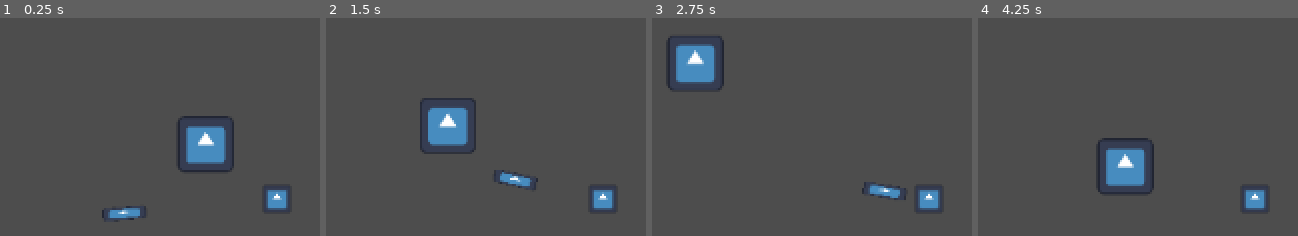
Above: before the commit, frames 1-4 (left to right).
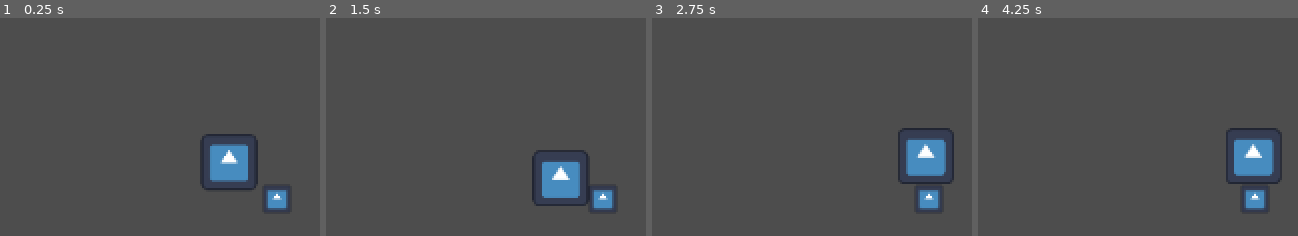
Above: after the commit, the same moments.

Repository: lostlp09/Survival-game
Game: Godot game, scene res://node_2d.tscn
Two runs of this game, one before a commit and one after it. Both use one fixed random seed, a clock stepped at 60 frames per second and the inputs below. The engine's default icon, where the game draws it, is replaced by a stand-in: a white triangle on a blue panel in a dark square.
Inputs:
- Up to frame 1 (0.25 s): no input
- Up to frame 2 (1.5 s): tap Enter at 0.5 s; hold D (right) 0.53-1.28 s; tap Alt at 0.6 s; hold S (backwards) from 1.28 s (still down); tap Shift at 1.35 s
- Up to frame 3 (2.75 s): release S (backwards) at 2.03 s; hold D (right) from 2.03 s (still down); tap Alt at 2.1 s
- Up to frame 4 (4.25 s): release D (right) at 2.78 s; hold W (forward) 2.78-3.53 s; tap Shift at 2.85 s; hold A (left) from 3.53 s (still down); tap Alt at 3.6 s

The runs differ from the first frame. In frame 1, 5.2% of the frame differs, in the area x 31-81%, y 44-94%; in frame 2, 6.0%; in frame 3, 6.5%, in the area x 4-95%, y 8-84%; in frame 4, 5.9%.

Commit message:
added automatic shooting

Diff:
--- a/survival/bulletscript.gd
+++ b/survival/bulletscript.gd
@@ -1,20 +1,18 @@
 extends Sprite2D
-
-@onready var player = $"../Player"
-
-
-
+@export var  Enemy =  0
+@onready var player =$"../Player"
 
 
 # Called every frame. 'delta' is the elapsed time since the previous frame.
 func _process(delta: float) -> void:
-	var direction = (player.position - self.position).normalized()
-	self.position += direction * 5
-	self.look_at(player.position)
 
+	if Enemy != null:
+		var direction = (Enemy.position - self.position).normalized()
+		self.position += direction * 50
+		self.look_at(Enemy.position)
 
 
 
 func _on_area_2d_body_entered(body: Node2D) -> void:
-	if body == player:
+	if body == Enemy:
 		self.queue_free()
--- a/survival/character_body_2d.gd
+++ b/survival/character_body_2d.gd
@@ -1,11 +1,26 @@
 extends CharacterBody2D
-var timer = 10
-var cooldown = 1
+var timer = 3
+var Enemy = null
+@export var cooldown  = 1
+
 func _physics_process(delta: float) -> void:
-	if timer >= cooldown:
+
+	if timer >= cooldown and $Area2D.has_overlapping_bodies():
 		timer = 0
+		var shortest_distance = 1000000
+		for i in $Area2D.get_overlapping_bodies():
+			if i != self:
+				if self.position.distance_to(i.position)<= shortest_distance:
+					shortest_distance = self.position.distance_to(i.position)
+					Enemy = i
 
+		var clone = $"../Storage/bullet".duplicate()
+		clone.Enemy = Enemy
+		clone.process_mode = Node.PROCESS_MODE_INHERIT
+		clone.position = self.position
+		self.get_parent().add_child(clone)
+		Enemy = null
+	timer += delta
 
 	self.velocity = Vector2(Input.get_axis("left","right"),Input.get_axis("forward","backwards")).normalized() * 300
 	move_and_slide()
-	timer += delta
--- a/survival/enemy_1.gd
+++ b/survival/enemy_1.gd
@@ -1,7 +1,8 @@
 extends CharacterBody2D
+
 
 @onready var player =$"../Player"
 func _physics_process(delta: float) -> void:
 	var direction = (player.position - self.position).normalized()
-	self.velocity = direction * 30
+	self.velocity = direction * 300
 	move_and_slide()
--- a/survival/node_2d.tscn
+++ b/survival/node_2d.tscn
@@ -4,6 +4,9 @@
 [ext_resource type="Texture2D" uid="uid://bsh6xovnipca3" path="res://icon.svg" id="2_epypp"]
 [ext_resource type="Script" uid="uid://bcs747gd3l2bs" path="res://enemy_1.gd" id="3_epypp"]
 [ext_resource type="Script" uid="uid://cbb6xs3rgkp6n" path="res://bulletscript.gd" id="4_0hol4"]
+
+[sub_resource type="RectangleShape2D" id="RectangleShape2D_kdubu"]
+size = Vector2(128, 132.267)
 
 [sub_resource type="RectangleShape2D" id="RectangleShape2D_epypp"]
 size = Vector2(63.5, 65.5)
@@ -14,10 +17,24 @@
 [sub_resource type="RectangleShape2D" id="RectangleShape2D_0hol4"]
 size = Vector2(129, 129)
 
-[sub_resource type="RectangleShape2D" id="RectangleShape2D_kdubu"]
-size = Vector2(128, 132.267)
+[node name="Node2D" type="Node2D"]
 
-[node name="Node2D" type="Node2D"]
+[node name="Storage" type="Node2D" parent="."]
+visible = false
+
+[node name="bullet" type="Sprite2D" parent="Storage"]
+process_mode = 4
+position = Vector2(-424, 40)
+scale = Vector2(0.78125, 0.234375)
+texture = ExtResource("2_epypp")
+script = ExtResource("4_0hol4")
+
+[node name="Area2D" type="Area2D" parent="Storage/bullet"]
+
+[node name="CollisionShape2D" type="CollisionShape2D" parent="Storage/bullet/Area2D"]
+position = Vector2(0, 2.13335)
+scale = Vector2(1, 1)
+shape = SubResource("RectangleShape2D_kdubu")
 
 [node name="Player" type="CharacterBody2D" parent="."]
 script = ExtResource("1_0e48y")
@@ -34,12 +51,17 @@
 shape = SubResource("RectangleShape2D_epypp")
 
 [node name="Area2D" type="Area2D" parent="Player"]
+collision_layer = 2
+collision_mask = 2
 
 [node name="CollisionShape2D" type="CollisionShape2D" parent="Player/Area2D"]
+scale = Vector2(6.26, 6.26)
 shape = SubResource("RectangleShape2D_q6r6c")
 
 [node name="Enemy1" type="CharacterBody2D" parent="."]
 position = Vector2(-169, -130)
+collision_layer = 3
+collision_mask = 3
 script = ExtResource("3_epypp")
 
 [node name="Icon" type="Sprite2D" parent="Enemy1"]
@@ -49,17 +71,4 @@
 position = Vector2(0.5, -0.5)
 shape = SubResource("RectangleShape2D_0hol4")
 
-[node name="bullet" type="Sprite2D" parent="."]
-position = Vector2(-424, 40)
-scale = Vector2(0.78125, 0.234375)
-texture = ExtResource("2_epypp")
-script = ExtResource("4_0hol4")
-
-[node name="Area2D" type="Area2D" parent="bullet"]
-
-[node name="CollisionShape2D" type="CollisionShape2D" parent="bullet/Area2D"]
-position = Vector2(0, 2.13335)
-scale = Vector2(1, 1)
-shape = SubResource("RectangleShape2D_kdubu")
-
-[connection signal="body_entered" from="bullet/Area2D" to="bullet" method="_on_area_2d_body_entered"]
+[connection signal="body_entered" from="Storage/bullet/Area2D" to="Storage/bullet" method="_on_area_2d_body_entered"]
